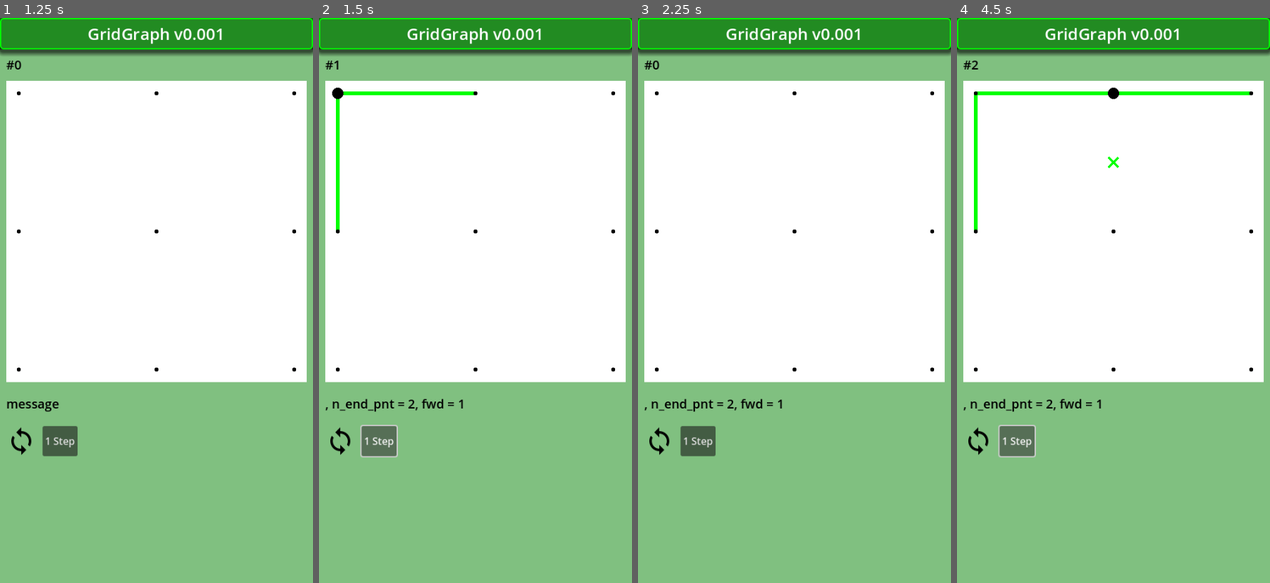
Above: before the commit, frames 1-4 (left to right).
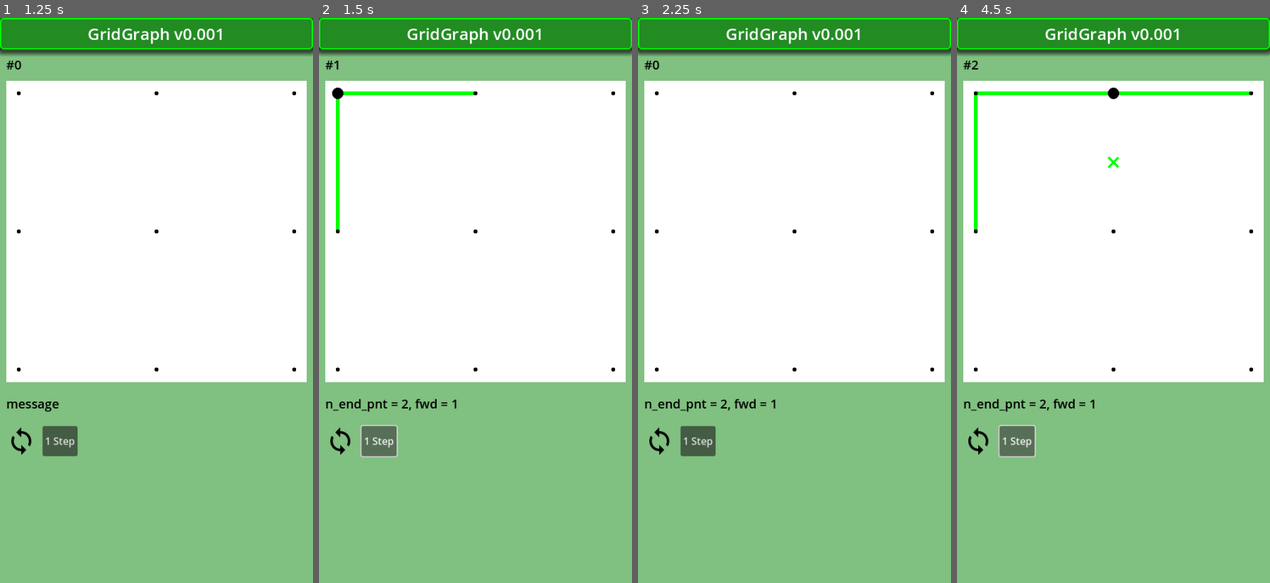
Above: after the commit, the same moments.

Repository: vivisuke/GridGraph
Game: Godot game, scene res://main.tscn
Two runs of this game, one before a commit and one after it. Both use one fixed random seed, a clock stepped at 60 frames per second and the inputs below.
Inputs (mouse positions are in pixels of both pictures, inside the frame that each line leads up to):
- Up to frame 1 (1.25 s): click (21, 441) at 0.5 s
- Up to frame 2 (1.5 s): click "1 Step" at 1.25 s
- Up to frame 3 (2.25 s): click (659, 441) at 2 s
- Up to frame 4 (4.5 s): click (978, 441) at 2.75 s; click "1 Step" at 3.5 s; click "1 Step" at 4.25 s

Frame 1 is identical in both runs. In frame 2, 0.5% of the frame differs, in the area x 2-47%, y 67-70%; in frame 3, 0.5%; in frame 4, 0.5%.

Commit message:
0039 ◎ C 03/24 03/23 0.001│ToDo│生成できたループ数表示

Diff:
--- a/GridGraph/scripts/Board.gd
+++ b/GridGraph/scripts/Board.gd
@@ -35,6 +35,7 @@
 var is_loop = false
 var solved = false		# 解探索成功
 var finished = false	# 探索終了
+var n_looped = 0		# 発見ループ数
 var n_solved = 0		# 発見解数
 var n_step = 0
 var fwd = true
@@ -213,6 +214,7 @@
 #
 func init_find_all_loop():
 	finished = false
+	n_looped = 0
 	n_step = 0
 	fwd = true
 	sx = -1
@@ -278,6 +280,7 @@
 					if n_end_pnt == 0:	# 閉路
 						print("loop found.")
 						is_loop = true
+						n_looped += 1
 					sx += 1
 					fwd = false
 			elif v_link[ix] == EMPTY:
--- a/GridGraph/scripts/main.gd
+++ b/GridGraph/scripts/main.gd
@@ -91,8 +91,8 @@
 	bd.print_count()
 	bd.print_mate()
 	$NStepLabel.text = "#%d" % bd.n_step
-	$MessLabel.text = "is_loop" if bd.is_loop else ""
-	$MessLabel.text += (", n_end_pnt = %d" % bd.n_end_pnt)
+	$MessLabel.text = ("#%d loop, "%bd.n_looped) if bd.is_loop else ""
+	$MessLabel.text += ("n_end_pnt = %d" % bd.n_end_pnt)
 	$MessLabel.text += (", fwd = %d" % (1 if bd.fwd else 0))
 	$Board/Grid.sx = bd.sx
 	$Board/Grid.sy = bd.sy
Not shown, changed: GridGraph.spr
